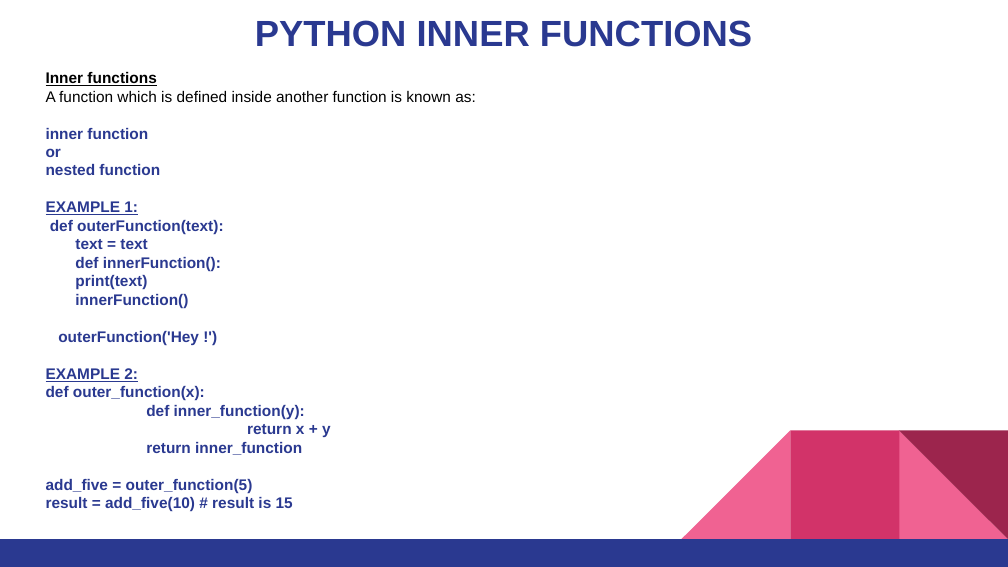
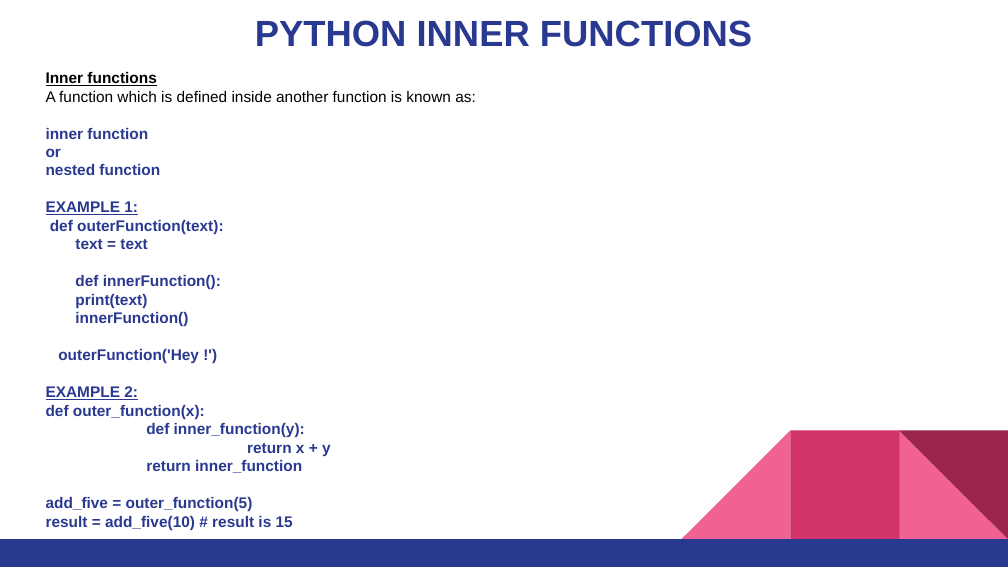
Before and after one commit to pnytrainingrepo/artificial-intelligence, a slide deck: slide 9 of Python-Programming-Week02.pptx. Drawn at 1008x567 pixels with LibreOffice and Linux fonts; fonts in the diff are those of the drawing. Boxes give left, top, right and bottom in pixels: in the first picture for what was removed or moved away, otherwise in the second. Text is boxed around its words. In the diff, an @@ line names an element or a change of style, - is before the commit and + after.

```diff
--- a/Python-Programming-Week02.pptx
+++ b/Python-Programming-Week02.pptx
@@ text "Inner functions" rewrapped from [46, 72, 476, 512] to [46, 72, 476, 530] @@
```
Also in this commit, not shown: 2 other slides changed, 10 slides added, 2 slides removed, 24 other files.
